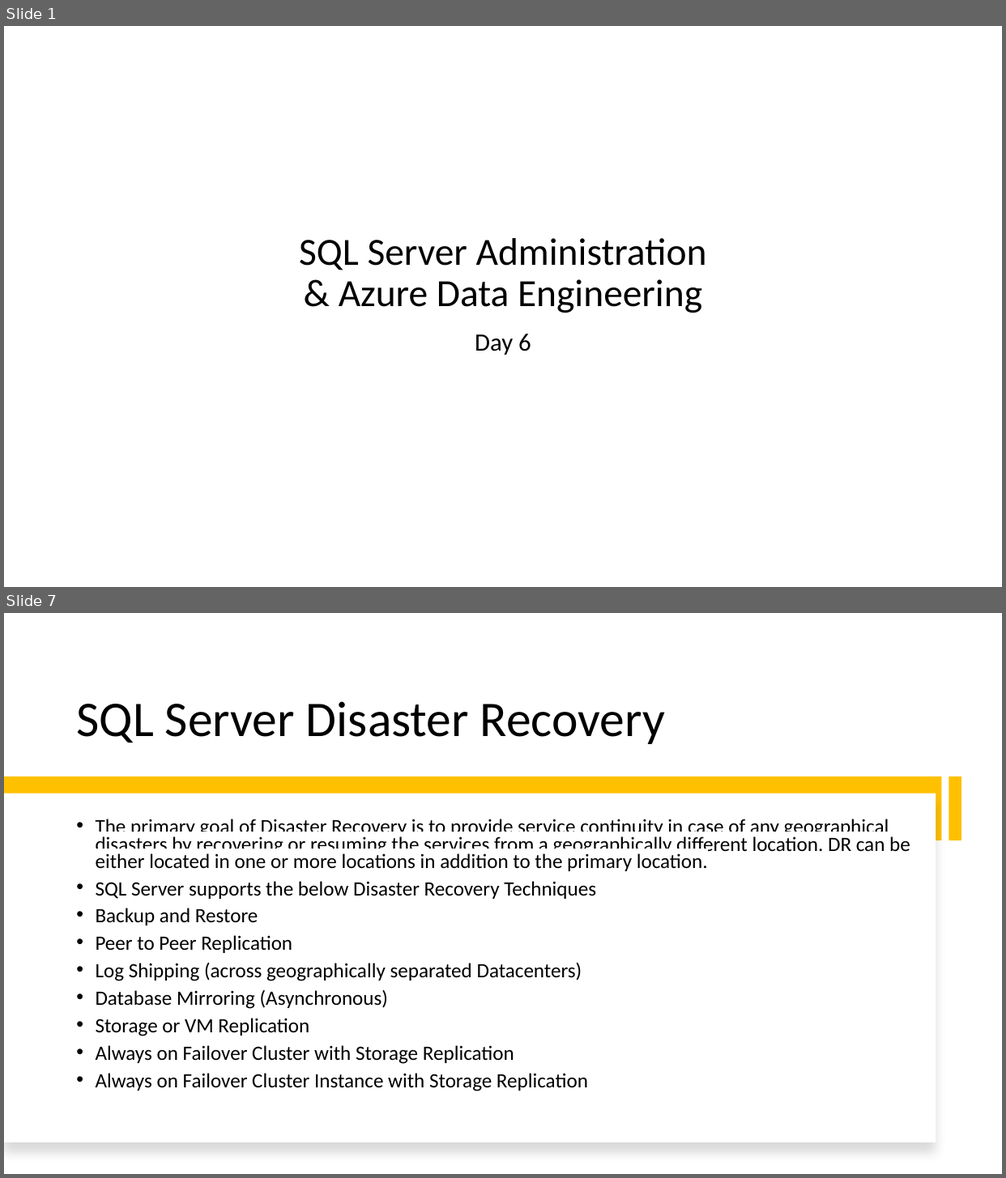
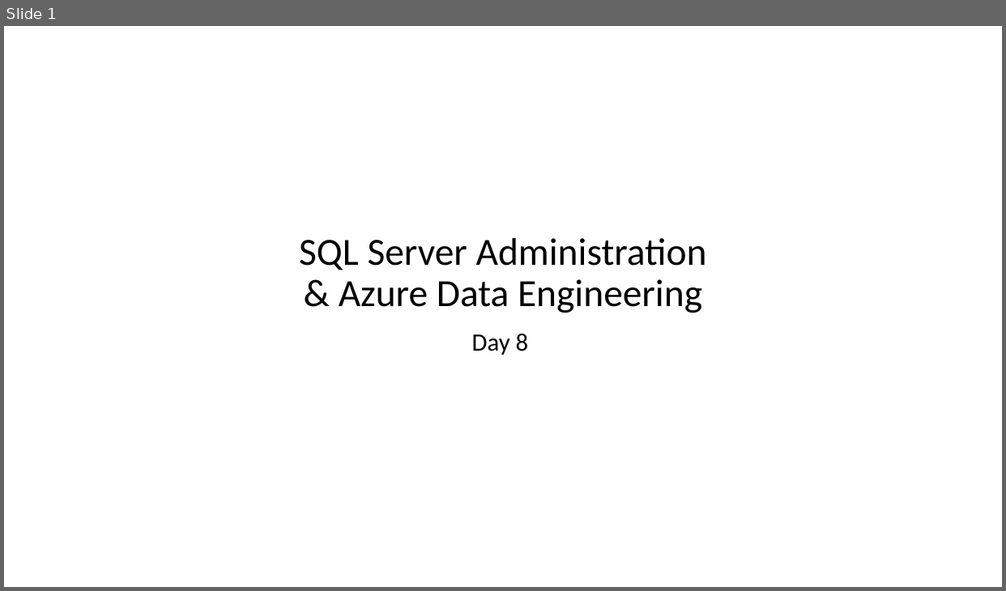
Before and after one commit to imcuteani/SQL_Server_Azure_Data_Engineering, a slide deck: Decks/day-8/SQL Server Administration & Azure Data Engineering-day-8.pptx. Shown one above the other, each under a label of ours: slides 1 and 7 before the commit, slide 1 after it; the slides between them are not shown. The pictures are 1006x1178 and 1006x591 pixels, drawn with LibreOffice and Linux fonts; fonts in the diff are those of the drawing; background and template pictures are left out. Boxes give left, top, right and bottom in pixels: in the first picture for what was removed or moved away, otherwise in the second. Text is boxed around its words. In the diff, an @@ line names an element or a change of style, - is before the commit and + after.

```diff
--- a/Decks/day-8/SQL Server Administration & Azure Data Engineering-day-8.pptx
+++ b/Decks/day-8/SQL Server Administration & Azure Data Engineering-day-8.pptx
@@ slide 7 removed at [4, 613, 1002, 1174], background #FFFFFF @@
@@ title removed at [76, 701, 665, 744] @@
-SQL Server Disaster Recovery
@@ rectangle removed at [4, 777, 942, 841] @@
@@ rectangle removed at [948, 777, 961, 841] @@
@@ rectangle removed at [4, 794, 936, 1143] @@
@@ text removed at [96, 819, 910, 1092] @@
-• The primary goal of Disaster Recovery is to provide service continuity in case of any geographical disasters by recovering or resuming the services from a geographically different location. DR can be either located in one or more locations in addition to the primary location.
-• SQL Server supports the below Disaster Recovery Techniques
-• Backup and Restore
-• Peer to Peer Replication
-• Log Shipping (across geographically separated Datacenters)
-• Database Mirroring (Asynchronous)
-• Storage or VM Replication
-• Always on Failover Cluster with Storage Replication
-• Always on Failover Cluster Instance with Storage Replication
@@ slide 1 changed as well @@
@@ subtitle at [472, 334, 529, 355]: text changed @@
-Day 6
+Day 8
```
Also in this commit, not shown: 7 other slides changed, 9 slides added, 5 other slides removed, 43 other files.
